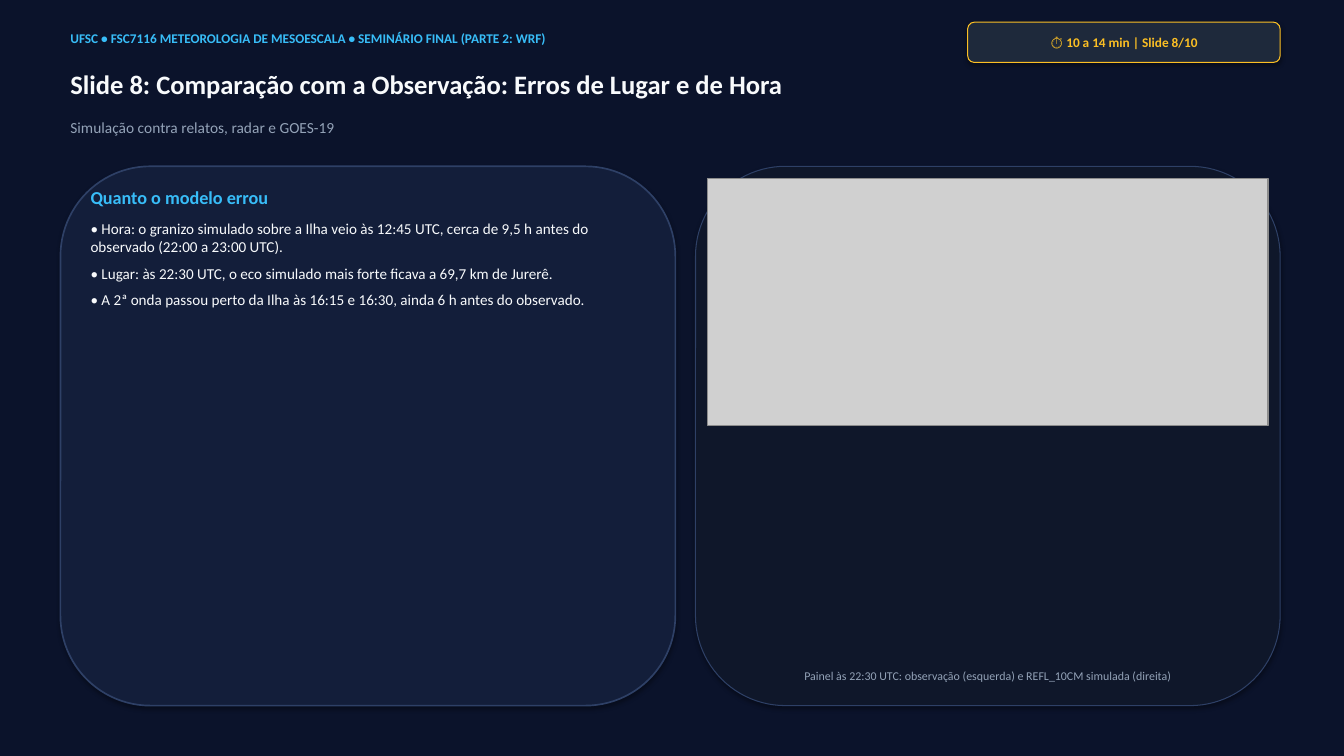
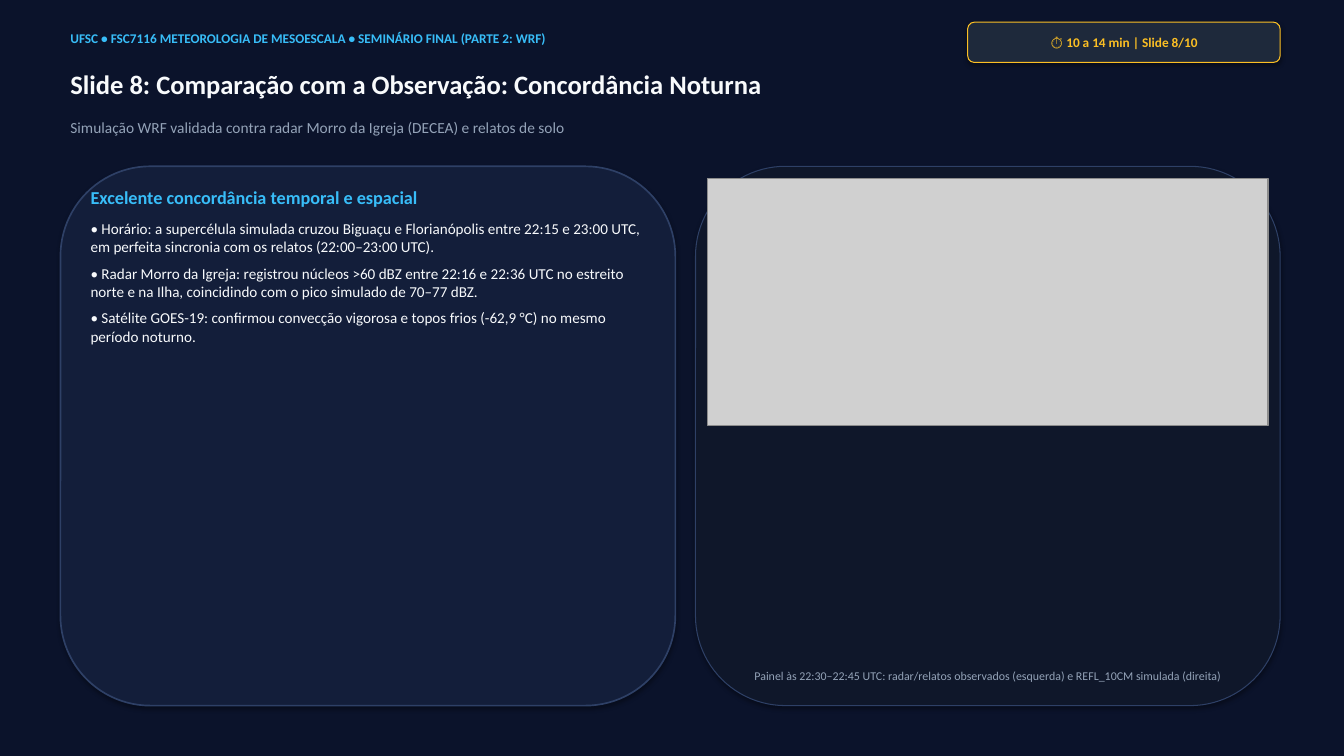
Before and after one commit to reinaldohaas/tarefa-meso, a slide deck: slide 8 of apresentacao/apresentacao_wrf_granizo.pptx. Drawn at 1344x756 pixels with LibreOffice and Linux fonts; fonts in the diff are those of the drawing; grey boxes stand for pictures. Boxes give left, top, right and bottom in pixels: in the first picture for what was removed or moved away, otherwise in the second. Text is boxed around its words. In the diff, an @@ line names an element or a change of style, - is before the commit and + after.

Commit message:
Simulacao e animacao 3D da tempestade severa noturna de granizo (22:45 UTC): rotacao 360, camadas despidas/vestidas e cores individuais

```diff
--- a/apresentacao/apresentacao_wrf_granizo.pptx
+++ b/apresentacao/apresentacao_wrf_granizo.pptx
@@ text at (70,75,761,99): text changed @@
-Slide 8: Comparação com a Observação: Erros de Lugar e de Hora
+Slide 8: Comparação com a Observação: Concordância Noturna
@@ text at (70,122,564,136): text changed @@
-Simulação contra relatos, radar e GOES-19
+Simulação WRF validada contra radar Morro da Igreja (DECEA) e relatos de solo
@@ text at (91,191,640,345): text changed @@
-Quanto o modelo errou
-• Hora: o granizo simulado sobre a Ilha veio às 12:45 UTC, cerca de 9,5 h antes do observado (22:00 a 23:00 UTC).
-• Lugar: às 22:30 UTC, o eco simulado mais forte ficava a 69,7 km de Jurerê.
-• A 2ª onda passou perto da Ilha às 16:15 e 16:30, ainda 6 h antes do observado.
+Excelente concordância temporal e espacial
+• Horário: a supercélula simulada cruzou Biguaçu e Florianópolis entre 22:15 e 23:00 UTC, em perfeita sincronia com os relatos (22:00–23:00 UTC).
+• Radar Morro da Igreja: registrou núcleos >60 dBZ entre 22:16 e 22:36 UTC no estreito norte e na Ilha, coincidindo com o pico simulado de 70–77 dBZ.
+• Satélite GOES-19: confirmou convecção vigorosa e topos frios (-62,9 °C) no mesmo período noturno.
@@ text at (754,671,1220,682): text changed @@
-Painel às 22:30 UTC: observação (esquerda) e REFL_10CM simulada (direita)
+Painel às 22:30–22:45 UTC: radar/relatos observados (esquerda) e REFL_10CM simulada (direita)
```
Also in this commit, not shown: 6 other slides changed, 22 other files.
